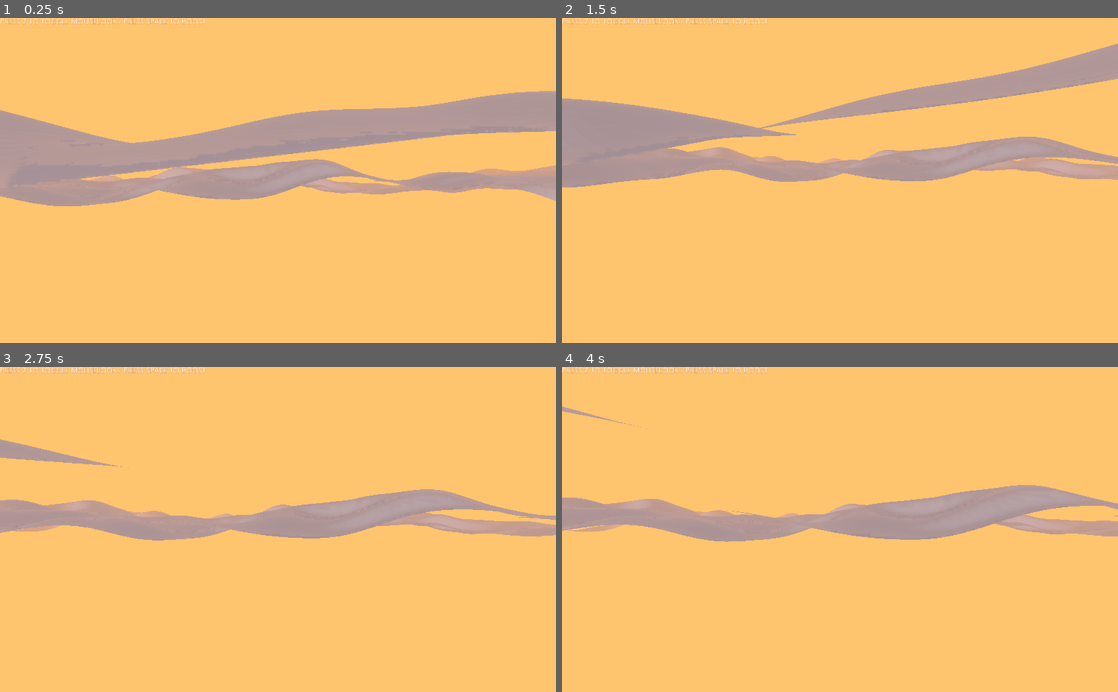
Above: before the commit, frames 1-4 (two rows, left to right).
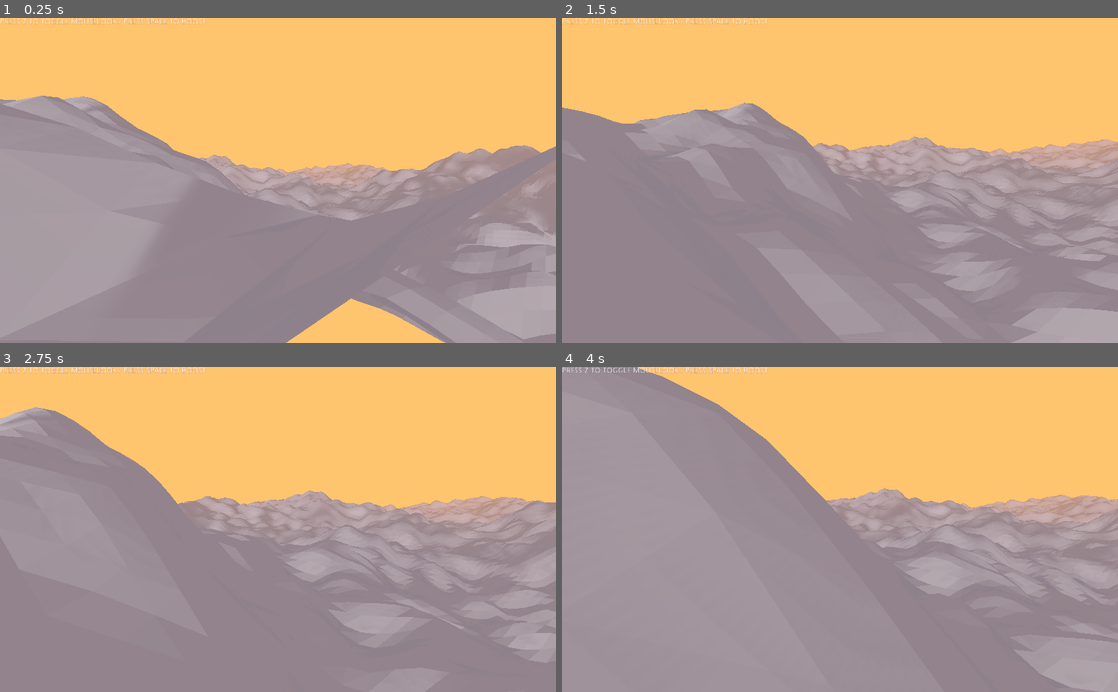
Above: after the commit, the same moments.

Repository: davidalpha/frootdood_level_editor
Game: Godot game, scene res://World.tscn
The game is run twice, just before and just after one commit, with the same random seed, the same clock (stepped at 60 frames per second) and the same inputs.
Inputs (mouse positions are in pixels of both pictures, inside the frame that each line leads up to):
- Up to frame 1 (0.25 s): no input
- Up to frame 2 (1.5 s): tap Z (toggle_cursor) at 0.5, 1.25, 1.35 s; move the mouse to (962, 164) at 0.52 s; hold D (move_right) 0.53-1.28 s; hold Space (move_speed) 0.53-1.28 s; move the mouse to (812, 180) at 1.27 s; hold W (move_forward) from 1.28 s (still down)
- Up to frame 3 (2.75 s): keep holding W (move_forward); tap Z (toggle_cursor) at 2 s; move the mouse to (289, 523) at 2.02 s; hold Space (move_speed) from 2.03 s (still down)
- Up to frame 4 (4 s): tap Z (toggle_cursor) at 2.75, 2.85, 3.5 s; move the mouse to (812, 594) at 2.77 s; release Space (move_speed) at 2.78 s; move the mouse to (1006, 578) at 3.52 s; release W (move_forward) at 3.53 s; hold A (move_left) from 3.53 s (still down); hold Space (move_speed) from 3.53 s (still down)

The runs differ from the first frame. In frame 1, 58% of the frame differs, in the area x 0-100%, y 22-100%; in frame 2, 63%; in frame 3, 61%; in frame 4, 68%, in the area x 0-100%, y 0-100%.

Commit message:
added noise parameters

Diff:
--- a/World.gd
+++ b/World.gd
@@ -1,14 +1,19 @@
 extends Spatial
 
-export var noise_period = 20
-export var noise_octaves = 6
-
+export var noise_period = 64
+export var noise_octaves = 3
+export var noise_lacunarity = 2.0
+export var noise_seed = 1234
+export var noise_persistence = 0.5
 
 func _ready():
 
 	var noise = OpenSimplexNoise.new()
 	noise.period = noise_period
 	noise.octaves = noise_octaves
+	noise.lacunarity = noise_lacunarity
+	noise.seed = noise_seed
+	noise.persistence = noise_persistence
 
 	var plane_mesh = PlaneMesh.new()
 	plane_mesh.size = Vector2(400,400)
--- a/World.tscn
+++ b/World.tscn
@@ -27,18 +27,24 @@
 adjustment_enabled = true
 adjustment_saturation = 1.36
 
-[sub_resource type="PrismMesh" id=5]
+[sub_resource type="PrismMesh" id=3]
+
+[sub_resource type="PlaneMesh" id=4]
+
+[sub_resource type="SpatialMaterial" id=5]
+albedo_color = Color( 0.247059, 0.521569, 0.94902, 1 )
 
 [node name="World" type="Spatial"]
 script = ExtResource( 1 )
-noise_period = 60
-noise_octaves = 3
+noise_lacunarity = 4.0
+noise_seed = 999
+noise_persistence = 0.4
 
 [node name="WorldEnvironment" type="WorldEnvironment" parent="."]
-environment = SubResource( 1 )
+environment = SubResource( 2 )
 
 [node name="MeshInstance" type="MeshInstance" parent="WorldEnvironment"]
-mesh = SubResource( 5 )
+mesh = SubResource( 3 )
 material/0 = ExtResource( 3 )
 
 [node name="Camera" parent="." instance=ExtResource( 2 )]
@@ -65,3 +71,9 @@
 __meta__ = {
 "_edit_use_anchors_": false
 }
+
+[node name="MeshInstance" type="MeshInstance" parent="."]
+transform = Transform( 800, 0, 0, 0, 800, 0, 0, 0, 800, 0, 0, 0 )
+cast_shadow = 0
+mesh = SubResource( 4 )
+material/0 = SubResource( 5 )
--- a/terrain_spatial.tres
+++ b/terrain_spatial.tres
@@ -2,9 +2,11 @@
 
 [resource]
 albedo_color = Color( 0.670588, 0.666667, 0.666667, 1 )
-metallic = 0.1
-roughness = 0.7
+metallic = 0.2
+metallic_specular = 0.0
 ao_enabled = true
 ao_light_affect = 0.5
 ao_on_uv2 = false
 ao_texture_channel = 0
+subsurf_scatter_enabled = true
+subsurf_scatter_strength = 0.0
Not shown: 1 places in World.tscn that only renumber resources
